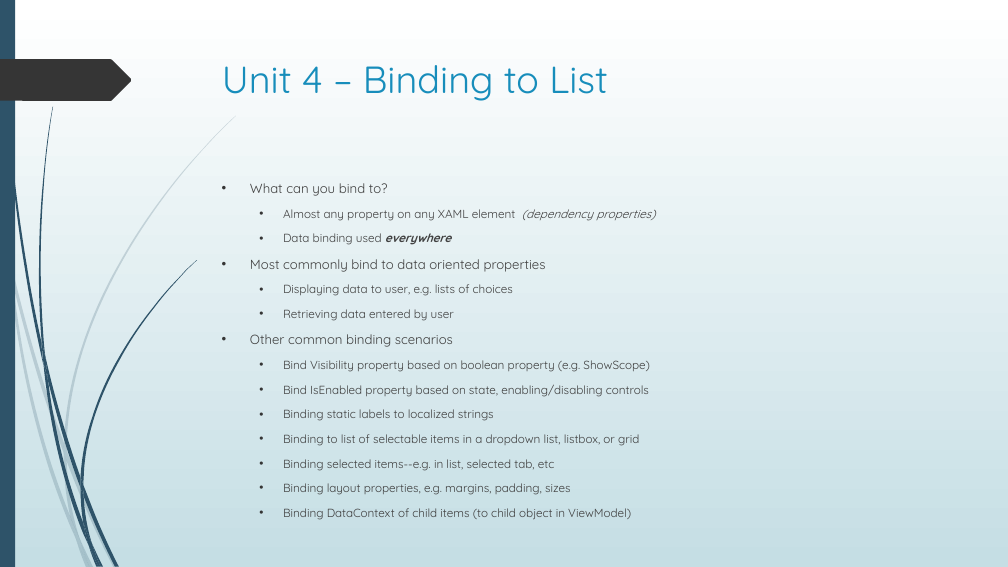
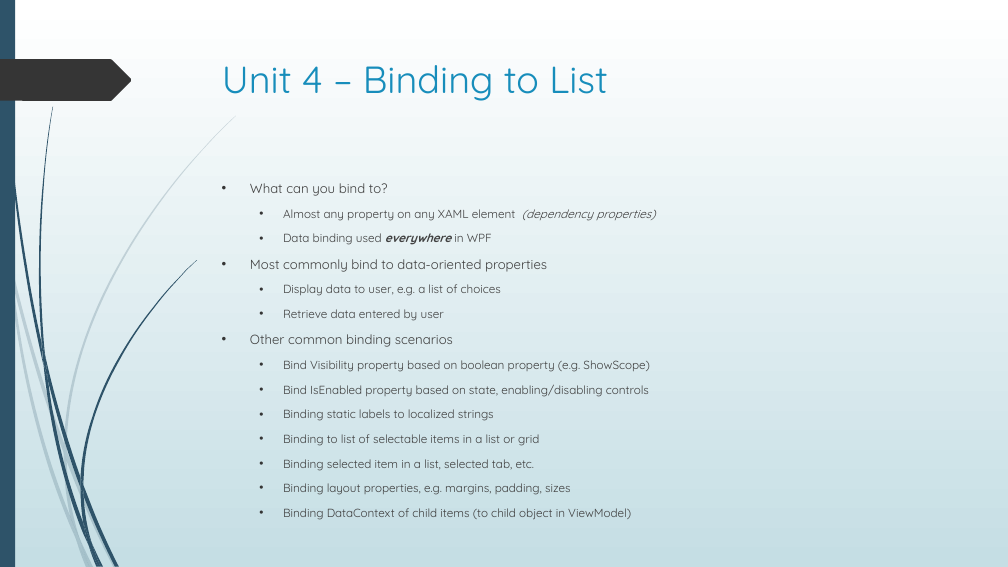
Before and after one commit to seanpsexton/wpf-workshop-solutions, a slide deck: slide 25 of WPF-Workshop-Sexton-Oct2023.pptx. Drawn at 1008x567 pixels with LibreOffice and Linux fonts; fonts in the diff are those of the drawing. Boxes give left, top, right and bottom in pixels: in the first picture for what was removed or moved away, otherwise in the second. Text is boxed around its words. In the diff, an @@ line names an element or a change of style, - is before the commit and + after.

Commit message:
Edit PPT for wording

```diff
--- a/WPF-Workshop-Sexton-Oct2023.pptx
+++ b/WPF-Workshop-Sexton-Oct2023.pptx
@@ text at <box>250,233,547,321</box>: text changed @@
-  • Data binding used everywhere
-• Most commonly bind to data oriented properties
-  • Displaying data to user, e.g. lists of choices
-  • Retrieving data entered by user
+  • Data binding used everywhere in WPF
+• Most commonly bind to data-oriented properties
+  • Display data to user, e.g. a list of choices
+  • Retrieve data entered by user
@@ text at <box>283,434,539,471</box>: text changed @@
-  • Binding to list of selectable items in a dropdown list, listbox, or grid
-  • Binding selected items--e.g. in list, selected tab, etc
+  • Binding to list of selectable items in a list or grid
+  • Binding selected item in a list, selected tab, etc.
```
Also in this commit, not shown: 50 other slides changed.
